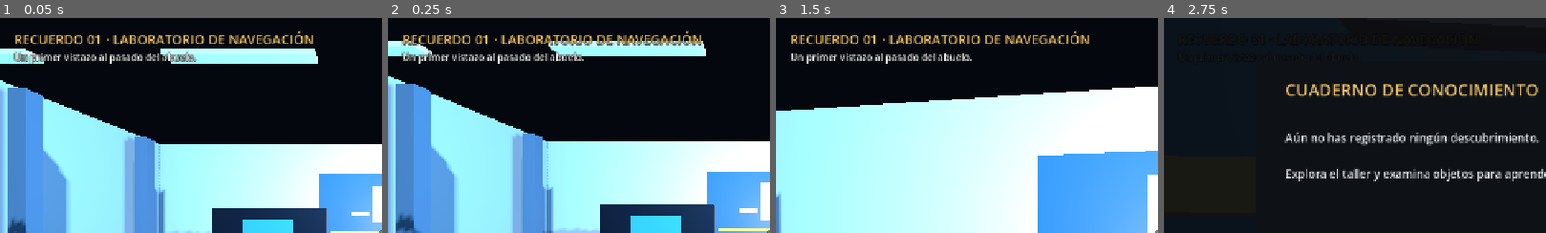
Above: before the commit, frames 1-4 (left to right).
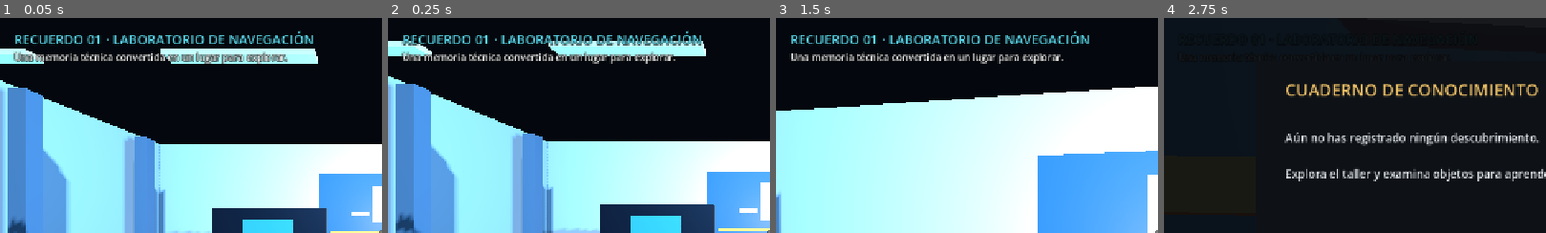
Above: after the commit, the same moments.

Repository: IDozy/starlightlegacy
Game: Godot game, scene res://levels/nasa_memory_01/nasa_memory_01.tscn
Same seed, same stepped clock (60 frames per second), same inputs: the game is played once before the commit and once after it. This scene is started directly instead of the project's main scene.
Inputs (mouse positions are % of the whole screen's width and height, from its top left):
- Up to frame 1 (0.05 s): no input
- Up to frame 2 (0.25 s): no input
- Up to frame 3 (1.5 s): tap Enter at 0.5, 1.35 s; move the mouse to (55, 50) at 0.52 s; hold W from 0.53 s (still down); tap E at 0.6 s; click (55, 50) at 0.67 s; tap Space at 0.77 s; move the mouse to (45, 50) at 1.27 s
- Up to frame 4 (2.75 s): keep holding W; tap Space at 1.52 s; move the mouse to (52, 48) at 2.02 s; tap K at 2.1 s
The pictures show only the part of the screen within x 0-50%, y 0-50%; the shares and areas given below are measured in that part.

The runs differ from the first frame. In frame 1, 3.8% of the frame differs, in the area x 4-82%, y 5-22%; in frame 2, 3.6%; in frame 3, 3.5%; in frame 4, less than 0.1%.

Commit message:
style: tune memory hud for cool dreamlike palette

Diff:
--- a/levels/nasa_memory_01/nasa_memory_01.tscn
+++ b/levels/nasa_memory_01/nasa_memory_01.tscn
@@ -18,7 +18,7 @@
 offset_bottom = 82.0
 text = "RECUERDO 01 · LABORATORIO DE NAVEGACIÓN"
 theme_override_font_sizes/font_size = 22
-theme_override_colors/font_color = Color(0.94, 0.76, 0.4, 1)
+theme_override_colors/font_color = Color(0.36, 0.86, 0.94, 1)
 theme_override_colors/font_outline_color = Color(0, 0, 0, 0.85)
 theme_override_constants/outline_size = 6
 
@@ -27,7 +27,7 @@
 offset_top = 54.0
 offset_right = 650.0
 offset_bottom = 94.0
-text = "Un primer vistazo al pasado del abuelo."
+text = "Una memoria técnica convertida en un lugar para explorar."
 theme_override_font_sizes/font_size = 16
 theme_override_colors/font_outline_color = Color(0, 0, 0, 0.85)
 theme_override_constants/outline_size = 5
